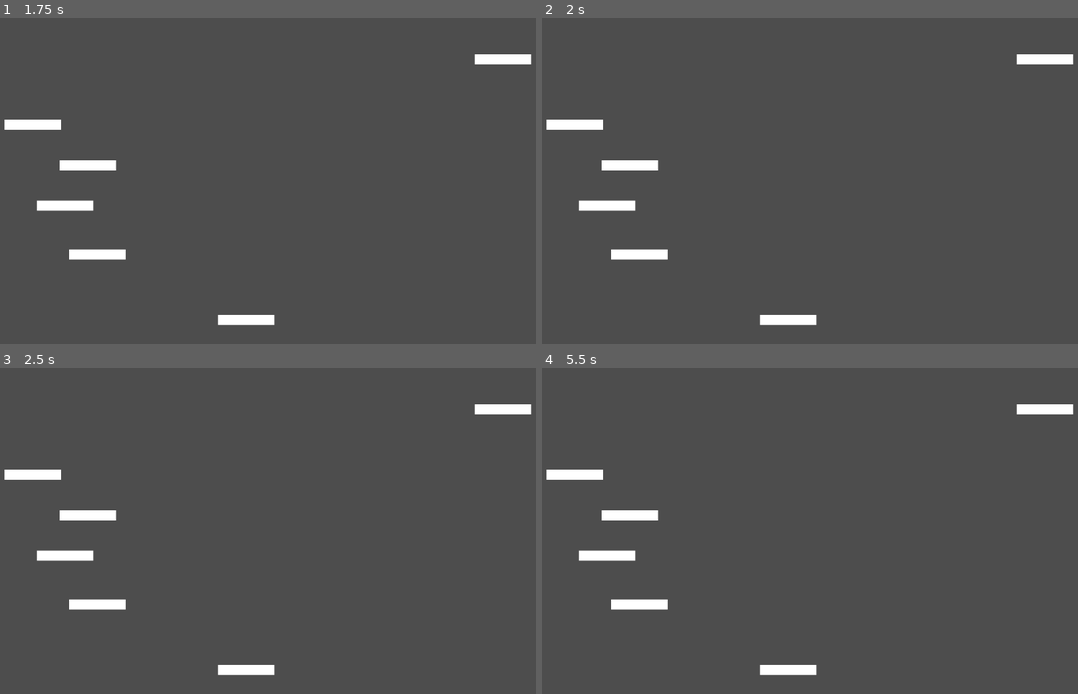
Above: before the commit, frames 1-4 (two rows, left to right).
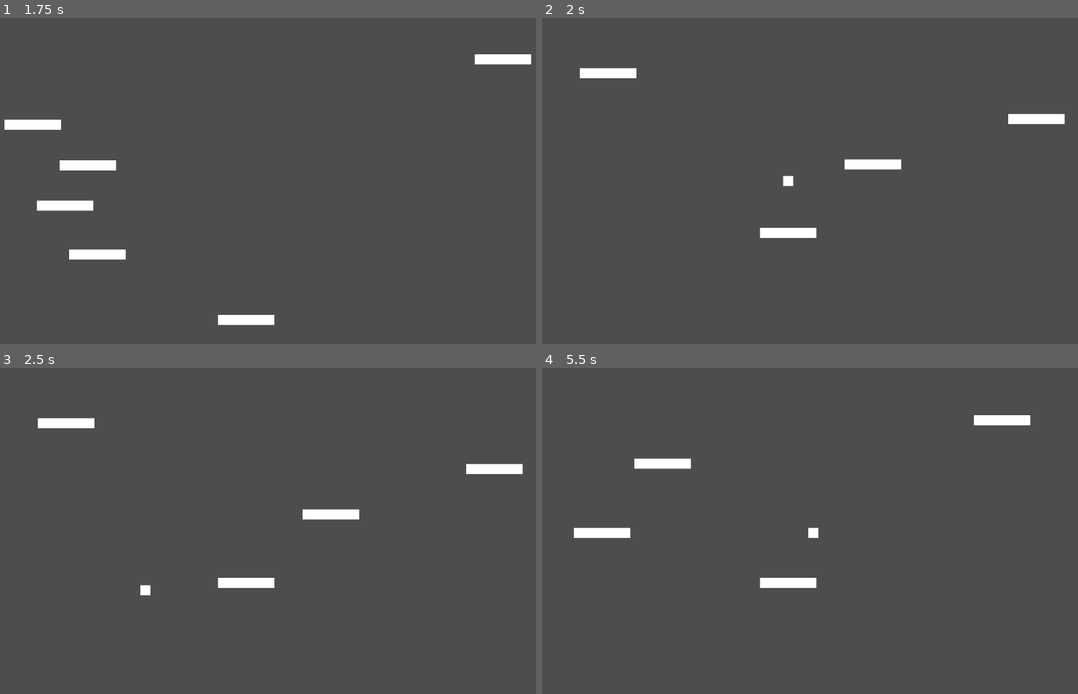
Above: after the commit, the same moments.

Repository: viteax/doodya-jump
Game: Godot game, scene res://main.tscn
Same seed, same stepped clock (60 frames per second), same inputs: the game is played once before the commit and once after it.
Inputs:
- Up to frame 1 (1.75 s): tap Enter at 0.5 s; hold Right (ui_right) from 0.53 s (still down)
- Up to frame 2 (2 s): keep holding Right (ui_right)
- Up to frame 3 (2.5 s): release Right (ui_right) at 2.03 s; hold Left (ui_left) from 2.03 s (still down)
- Up to frame 4 (5.5 s): release Left (ui_left) at 2.78 s; hold Right (ui_right) 2.78-4.28 s; hold Left (ui_left) 4.28-5.03 s; hold Right (ui_right) from 5.03 s (still down)

Frame 1 is identical in both runs. In frame 2, 3.5% of the frame differs, in the area x 0-100%, y 11-95%; in frame 3, 3.4%; in frame 4, 3.5%.

Commit message:
Add game restart when player fall

Diff:
--- a/player/player.gd
+++ b/player/player.gd
@@ -20,6 +20,10 @@
 		camera.limit_bottom,
 	)
 
+	if camera.limit_bottom < global_position.y:
+		get_tree().reload_current_scene()
+		return
+
 	# Get the input direction and handle the movement/deceleration.
 	# As good practice, you should replace UI actions with custom gameplay actions.
 	var direction := Input.get_axis("ui_left", "ui_right")
